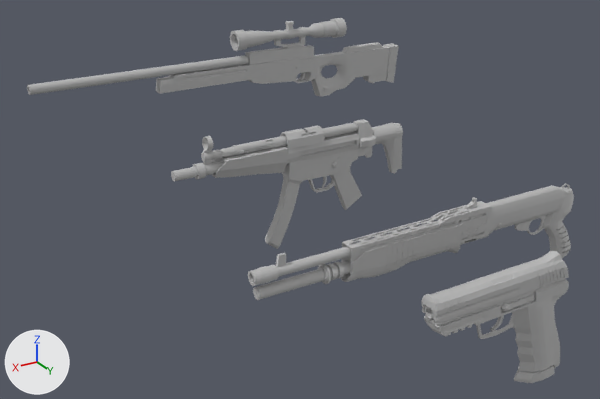
The glTF model models/spas12.glb: old version first, new version second.
Both versions are drawn from a 50 mm camera at (0.1299, 0.1494, 0.1286) aimed at (0.0124, -0.0464, 0.0307). Lighting does not change. The marker at lower left points along +X, +Y and +Z. Where no turn or scale is listed for an object, it has been applied to the vertices.

The first picture shows 'HK45_barrel:Mesh', 'HK45_body:Mesh', 'HK45_slide:Mesh', 'HK45_slide_stop:Mesh', 'HK45_trriger:Mesh', 'L96A1_body:Mesh', 'L96A1_muzzle:Mesh', 'L96A1_receiver:Mesh', 'L96A1_scope:Mesh', 'MP5_body:Mesh', 'MP5_cocking_lever:Mesh', 'MP5_handguards:Mesh', 'MP5_sling_hole:Mesh', 'MP5_zyoubu:Mesh', 'SPAS12barrel_jacket:Mesh', 'SPAS12body:Mesh', 'SPAS12fore_end:Mesh', 'SPAS12muzzle:Mesh'.
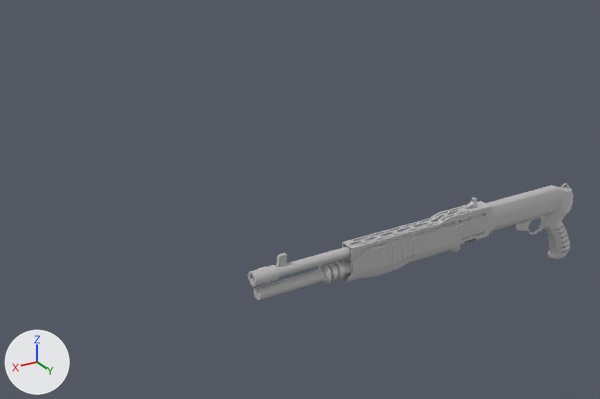
The newer file is also rescaled (x43.37), turned or shifted as a whole; pictures and numbers use the older file's frame.

Changed parts and their boxes (x1, y1, x2, y2) in the pictures (600 x 399 px):
'L96A1_body:Mesh', deleted
    before: (156, 42, 399, 97)
'HK45_body:Mesh', deleted
    before: (424, 279, 569, 383)
'HK45_slide:Mesh', deleted
    before: (421, 251, 569, 322)
'MP5_body:Mesh', deleted
    before: (265, 119, 376, 249)
'MP5_zyoubu:Mesh', deleted
    before: (171, 122, 360, 181)
'L96A1_muzzle:Mesh', deleted
    before: (27, 55, 249, 95)
'L96A1_scope:Mesh', deleted
    before: (230, 18, 347, 51)
'MP5_handguards:Mesh', deleted
    before: (212, 146, 288, 178)
'MP5_sling_hole:Mesh', deleted
    before: (365, 123, 403, 174)
'L96A1_receiver:Mesh', deleted
    before: (245, 37, 314, 65)
'HK45_slide_stop:Mesh', deleted
    before: (501, 295, 534, 312)
'MP5_cocking_lever:Mesh', deleted
    before: (240, 140, 273, 154)
'HK45_trriger:Mesh', deleted
    before: (490, 315, 504, 331)
'HK45_barrel:Mesh', deleted
    before: (425, 307, 433, 319)

The change, as a list of edits to the scene's bpy script:
```text
Remove ob_mp5_body_mesh:
    ob_mp5_body_mesh = bpy.data.objects.new('MP5_body:Mesh', me_mp5_body_mesh)
    ob_mp5_body_mesh.location = (0.0, -0.0696, 0.0)
Remove ob_mp5_cocking_lever_mesh:
    ob_mp5_cocking_lever_mesh = bpy.data.objects.new('MP5_cocking_lever:Mesh', me_mp5_cocking_lever_mesh)
    ob_mp5_cocking_lever_mesh.location = (0.0, -0.0696, 0.0)
Remove ob_mp5_handguards_mesh:
    ob_mp5_handguards_mesh = bpy.data.objects.new('MP5_handguards:Mesh', me_mp5_handguards_mesh)
    ob_mp5_handguards_mesh.location = (0.0, -0.0696, 0.0)
Remove ob_mp5_sling_hole_mesh:
    ob_mp5_sling_hole_mesh = bpy.data.objects.new('MP5_sling_hole:Mesh', me_mp5_sling_hole_mesh)
    ob_mp5_sling_hole_mesh.location = (0.0, -0.0696, 0.0)
Remove ob_mp5_zyoubu_mesh:
    ob_mp5_zyoubu_mesh = bpy.data.objects.new('MP5_zyoubu:Mesh', me_mp5_zyoubu_mesh)
    ob_mp5_zyoubu_mesh.location = (0.0, -0.0696, 0.0)
Remove ob_l96a1_body_mesh:
    ob_l96a1_body_mesh = bpy.data.objects.new('L96A1_body:Mesh', me_l96a1_body_mesh)
    ob_l96a1_body_mesh.location = (0.0, -0.1098, 0.0)
Remove ob_l96a1_muzzle_mesh:
    ob_l96a1_muzzle_mesh = bpy.data.objects.new('L96A1_muzzle:Mesh', me_l96a1_muzzle_mesh)
    ob_l96a1_muzzle_mesh.location = (0.0, -0.1098, 0.0)
Remove ob_l96a1_receiver_mesh:
    ob_l96a1_receiver_mesh = bpy.data.objects.new('L96A1_receiver:Mesh', me_l96a1_receiver_mesh)
    ob_l96a1_receiver_mesh.location = (0.0, -0.1098, 0.0)
Remove ob_l96a1_scope_mesh:
    ob_l96a1_scope_mesh = bpy.data.objects.new('L96A1_scope:Mesh', me_l96a1_scope_mesh)
    ob_l96a1_scope_mesh.location = (0.0, -0.1098, 0.0)
Remove ob_hk45_barrel_mesh:
    ob_hk45_barrel_mesh = bpy.data.objects.new('HK45_barrel:Mesh', me_hk45_barrel_mesh)
    ob_hk45_barrel_mesh.location = (0.0, 0.0252, 0.0)
Remove ob_hk45_body_mesh:
    ob_hk45_body_mesh = bpy.data.objects.new('HK45_body:Mesh', me_hk45_body_mesh)
    ob_hk45_body_mesh.location = (0.0, 0.0252, 0.0)
Remove ob_hk45_slide_mesh:
    ob_hk45_slide_mesh = bpy.data.objects.new('HK45_slide:Mesh', me_hk45_slide_mesh)
    ob_hk45_slide_mesh.location = (0.0, 0.0252, 0.0)
Remove ob_hk45_slide_stop_mesh:
    ob_hk45_slide_stop_mesh = bpy.data.objects.new('HK45_slide_stop:Mesh', me_hk45_slide_stop_mesh)
    ob_hk45_slide_stop_mesh.location = (0.0, 0.0252, 0.0)
Remove ob_hk45_trriger_mesh:
    ob_hk45_trriger_mesh = bpy.data.objects.new('HK45_trriger:Mesh', me_hk45_trriger_mesh)
    ob_hk45_trriger_mesh.location = (0.0, 0.0252, 0.0)
```
